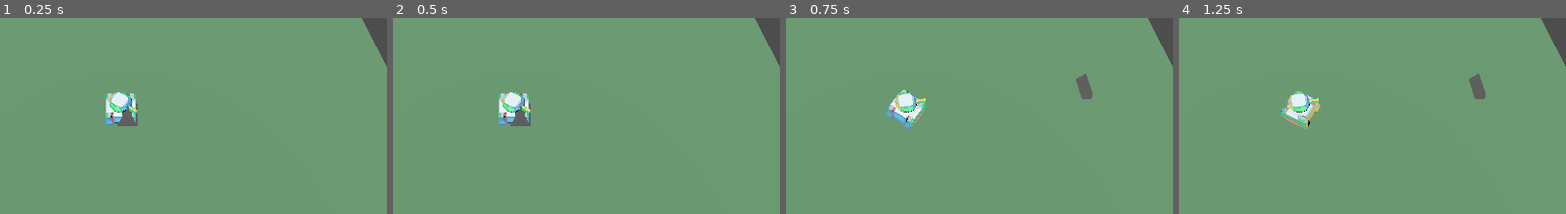
Above: before the commit, frames 1-4 (left to right).
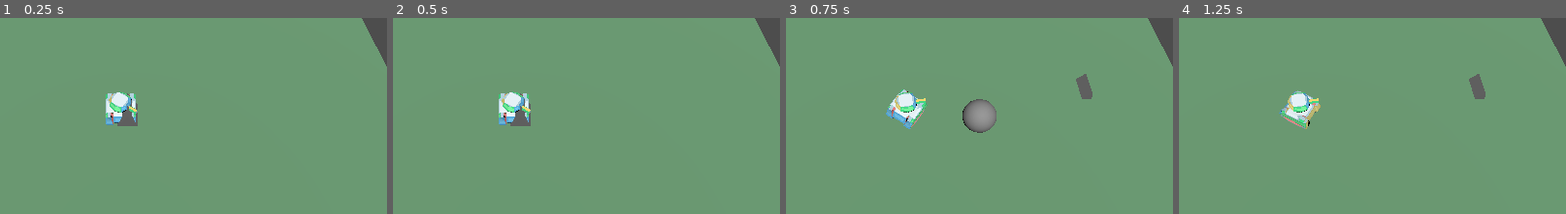
Above: after the commit, the same moments.

Repository: Skeleray/Tonks
Game: Godot game, scene res://MainTestScene.tscn
Same seed, same stepped clock (60 frames per second), same inputs: the game is played once before the commit and once after it.
Inputs (mouse positions are % of the whole screen's width and height, from its top left):
- Up to frame 1 (0.25 s): no input
- Up to frame 2 (0.5 s): no input
- Up to frame 3 (0.75 s): tap Enter at 0.5 s; move the mouse to (72, 39) at 0.52 s; hold D (right) from 0.53 s (still down); hold Space (shoot, bound only after the commit) from 0.53 s (still down)
- Up to frame 4 (1.25 s): keep holding D (right); keep holding Space (shoot, bound only after the commit)
The pictures show only the part of the screen within x 34-83%, y 21-71%; the shares and areas given below are measured in that part.

Frames 1-2 are identical in both runs. In frame 3, 1.1% of the frame differs, in the area x 45-55%, y 41-59%; in frame 4, nothing differs.

Commit message:
player can now shoot bullets

Diff:
--- a/Bullets/TriggerBullet.tscn
+++ b/Bullets/TriggerBullet.tscn
@@ -8,6 +8,8 @@
 
 [node name="TriggerBullet" type="Node3D"]
 script = ExtResource("1_8srp8")
+acceleration = 100.0
+max_velocity = 100.0
 
 [node name="Area3D" type="Area3D" parent="."]
 
--- a/Bullets/trigger_bullet.gd
+++ b/Bullets/trigger_bullet.gd
@@ -1,24 +1,29 @@
 extends BaseBullet
 
 @export var acceleration := 0.0
+@export var max_velocity := 0.0
+@export var start_velocity := 0.0
 var current_velocity := Vector3.ZERO
 
 func SetStartPosition(start_position:Vector3, start_direction :Vector3 ) -> void:
 	position = start_position
 	direction = start_direction.normalized()
+	current_velocity = direction * start_velocity
 
 
 # Called when the node enters the scene tree for the first time.
-func _ready() -> void:
-	direction =  Vector3(0,-1,0)
+
 
 # Called every frame. 'delta' is the elapsed time since the previous frame.
 func _process(delta: float) -> void:
 
-	var current_position := position
+	var current_position := global_position
 	current_velocity = current_velocity + direction * acceleration * delta
+	if (current_velocity.length_squared() > max_velocity * max_velocity) :
+		current_velocity = current_velocity.normalized() * max_velocity
 	var new_position := current_position + current_velocity * delta
 	position = new_position
+	print(new_position)
 
 
 
--- a/Character/TankHead.tscn
+++ b/Character/TankHead.tscn
@@ -1,11 +1,17 @@
-[gd_scene load_steps=3 format=3 uid="uid://brknc5konq6ak"]
+[gd_scene load_steps=4 format=3 uid="uid://brknc5konq6ak"]
 
 [ext_resource type="Script" path="res://Character/tank_head.gd" id="1_6e5qn"]
+[ext_resource type="PackedScene" uid="uid://bh2csag5shpq5" path="res://Bullets/TriggerBullet.tscn" id="2_4t8xa"]
 [ext_resource type="PackedScene" uid="uid://cdeq7h3mrl5lk" path="res://Models/TonkTurret.gltf" id="2_k5g0s"]
 
-[node name="TankHead" type="Node3D"]
+[node name="TankHead" type="Node3D" node_paths=PackedStringArray("shootPoint")]
 transform = Transform3D(0.719909, 0, 0, 0, 0.761143, 0, 0, 0, 0.846271, 0, 0, 0)
 script = ExtResource("1_6e5qn")
+shootPoint = NodePath("ShootPoint")
+bullet = ExtResource("2_4t8xa")
 
 [node name="blockbench_export" parent="." instance=ExtResource("2_k5g0s")]
 transform = Transform3D(-1.38906, 0, -1.03304e-07, 0, 1.31381, 0, 1.21436e-07, 0, -1.18165, 0, 0, 0.0793088)
+
+[node name="ShootPoint" type="Node3D" parent="."]
+transform = Transform3D(1, 0, 0, 0, 1, 0, 0, 0, 1, 0, 0.294772, 0.715774)
--- a/Character/tank_head.gd
+++ b/Character/tank_head.gd
@@ -2,6 +2,10 @@
 
 @export var rotation_speed:float
 @export var mesh : MeshInstance3D
+@export var shootPoint : Node3D
+@export var bullet: PackedScene
+
+var testBool:=false
 # Called when the node enters the scene tree for the first time.
 func _ready() -> void:
 	pass # Replace with function body.
@@ -13,7 +17,6 @@
 	var viewPort := get_viewport()
 	var mouse_position := viewPort.get_mouse_position()
 	var camera :=  viewPort.get_camera_3d()
-
 
 	var origin := camera.project_ray_origin(mouse_position)
 	var direction := camera.project_ray_normal(mouse_position)
@@ -38,8 +41,18 @@
 			global_rotation.y = new_angle
 
 
+	if Input.is_action_pressed("shoot") and testBool == false:
+		var new_bullet: BaseBullet
+		var test  =  bullet.instantiate()
+		new_bullet = test as BaseBullet
+		get_tree().root.add_child(new_bullet)
+		var bulletDirection :=  (shootPoint.global_position - global_position).normalized()
+		new_bullet.SetStartPosition(shootPoint.global_position, bulletDirection)
+		testBool = true
 
-	pass
+
+
+
 
 func _physics_process(delta: float) -> void:
 	pass
--- a/project.godot
+++ b/project.godot
@@ -37,3 +37,8 @@
 "events": [Object(InputEventKey,"resource_local_to_scene":false,"resource_name":"","device":-1,"window_id":0,"alt_press …(191 unchanged characters)…
 ]
 }
+shoot={
+"deadzone": 0.5,
+"events": [Object(InputEventKey,"resource_local_to_scene":false,"resource_name":"","device":0,"window_id":0,"alt_pressed":false,"shift_pressed":false,"ctrl_pressed":false,"meta_pressed":false,"pressed":false,"keycode":0,"physical_keycode":32,"key_label":0,"unicode":0,"location":0,"echo":false,"script":null)
+]
+}
